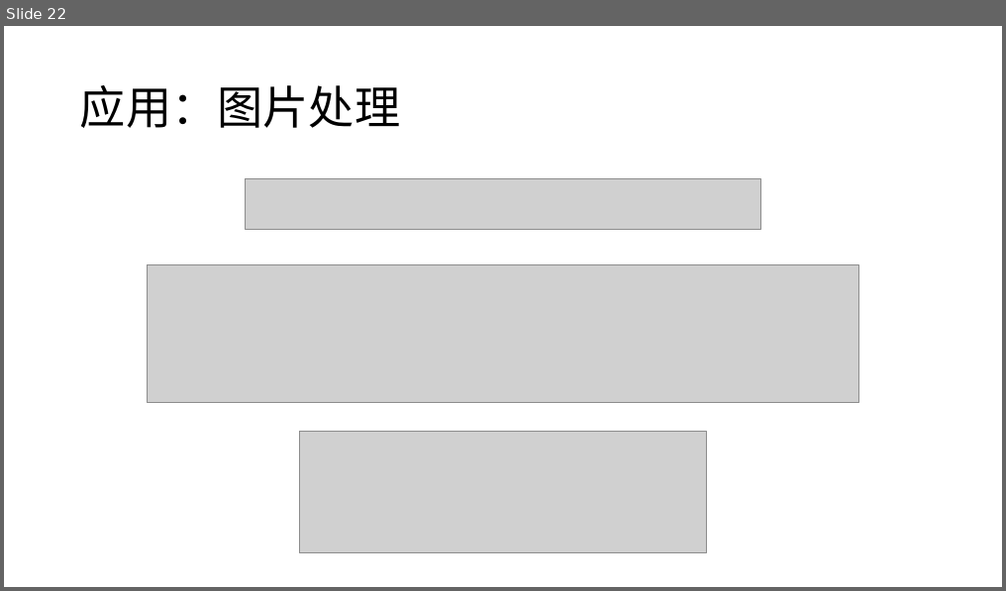
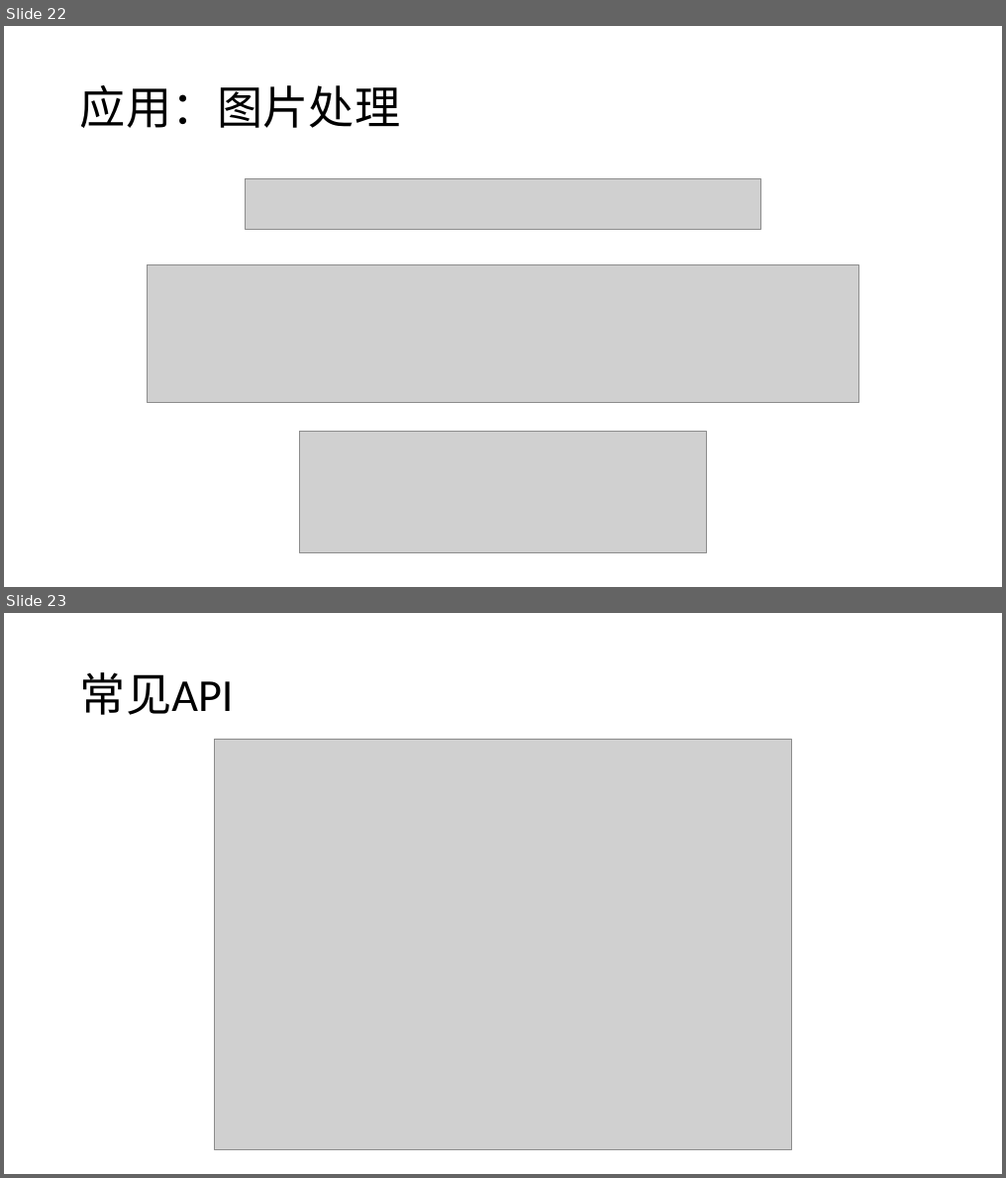
Before and after one commit to SpencerYang148/web-knowledge, a slide deck: 二进制/二进制.pptx. Shown one above the other, each under a label of ours: slide 22 before the commit, slides 22 and 23 after it. The pictures are 1006x591 and 1006x1178 pixels, drawn with LibreOffice and Linux fonts; fonts in the diff are those of the drawing; grey boxes stand for pictures. Boxes give left, top, right and bottom in pixels: in the first picture for what was removed or moved away, otherwise in the second. Text is boxed around its words. In the diff, an @@ line names an element or a change of style, - is before the commit and + after.

Commit message:
modify

```diff
--- a/二进制/二进制.pptx
+++ b/二进制/二进制.pptx
@@ slide 23 added at bbox=[4, 613, 1002, 1174], background #FFFFFF @@
@@ title added at bbox=[80, 672, 234, 715], 44 pt, text #000000 @@
+常见API
@@ picture added at bbox=[214, 739, 792, 1151] @@
```
